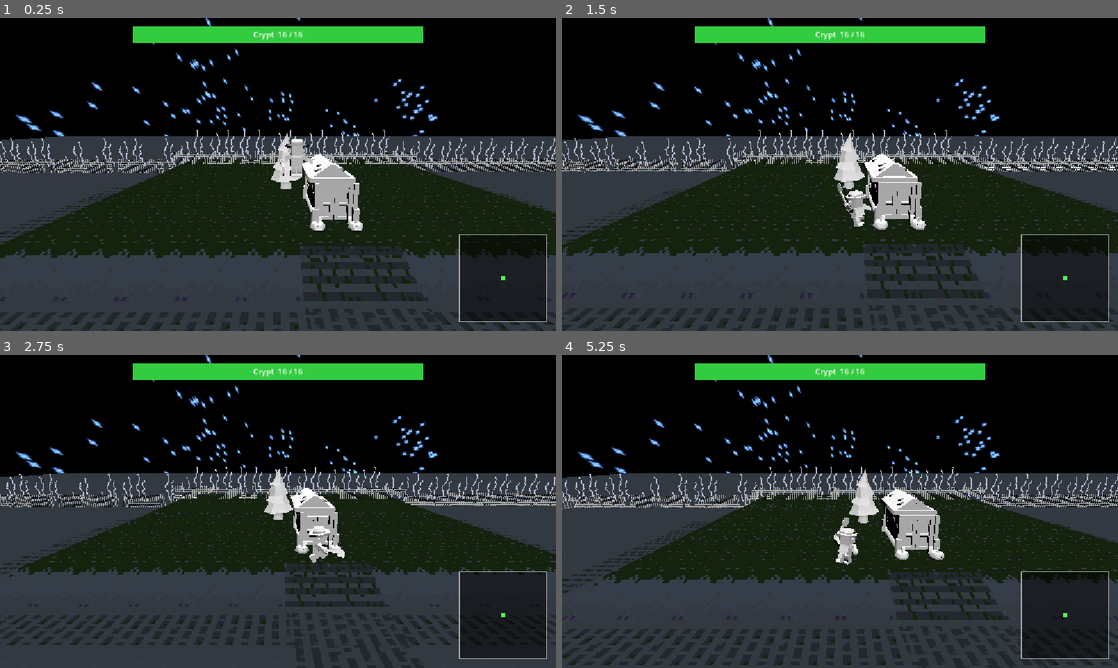
Above: before the commit, frames 1-4 (two rows, left to right).
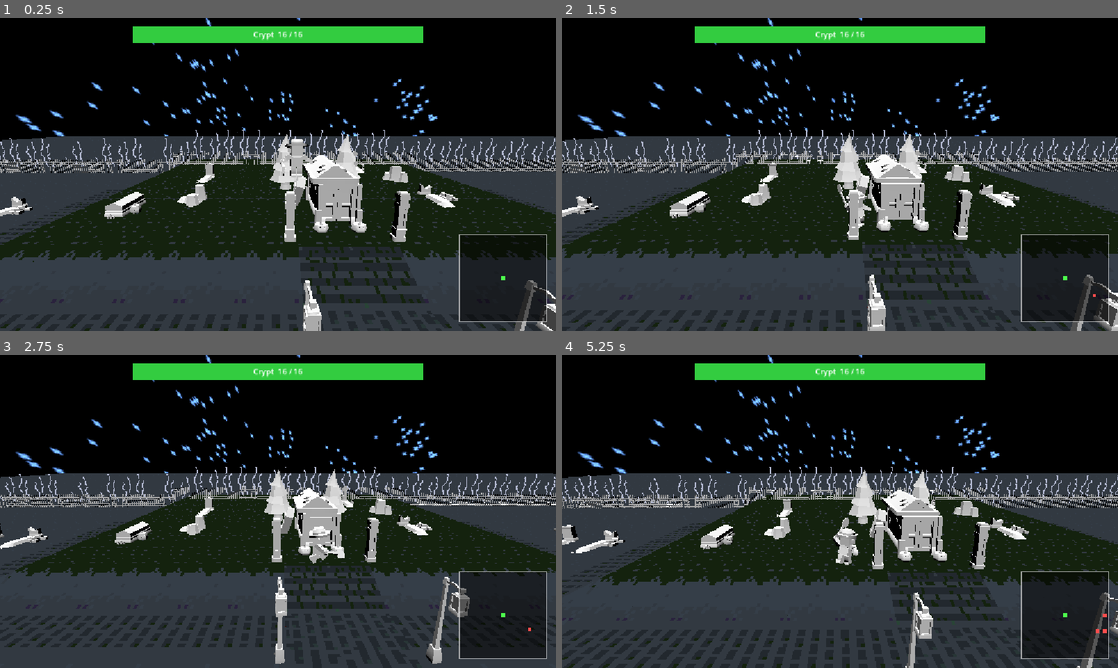
Above: after the commit, the same moments.

Repository: Hammster/GameJam-Oct-2026
Game: Godot game, scene res://Game.tscn
Same seed, same stepped clock (60 frames per second), same inputs: the game is played once before the commit and once after it.
Inputs:
- Up to frame 1 (0.25 s): no input
- Up to frame 2 (1.5 s): hold D (move_right) 0.53-1.28 s; tap Space (attack) at 0.6, 1.35 s; hold S (move_back) from 1.28 s (still down)
- Up to frame 3 (2.75 s): release S (move_back) at 2.03 s; hold D (move_right) from 2.03 s (still down); tap Space (attack) at 2.1 s
- Up to frame 4 (5.25 s): release D (move_right) at 2.78 s; hold W (move_forward) 2.78-3.53 s; tap Space (attack) every 0.75 s from 2.85 to 5.1 s; hold A (move_left) 3.53-5.03 s; hold S (move_back) from 5.03 s (still down)

The runs differ from the first frame. In frame 1, 9.2% of the frame differs, in the area x 0-100%, y 35-100%; in frame 2, 8.7%; in frame 3, 8.1%; in frame 4, 9.1%.

Commit message:
add more graves

Diff:
--- a/Game.tscn
+++ b/Game.tscn
@@ -37,6 +37,24 @@
 skeleton_scene = ExtResource("3_u44n3")
 grave_scene = ExtResource("4_sb48q")
 
+[node name="SkeletonSpawner13" type="Node3D" parent="." unique_id=1454223772]
+transform = Transform3D(1, 0, 0, 0, 1, 0, 0, 0, 1, -3.8708487, 0, -5.2368946)
+script = ExtResource("5_spawner")
+skeleton_scene = ExtResource("3_u44n3")
+grave_scene = ExtResource("4_sb48q")
+
+[node name="SkeletonSpawner14" type="Node3D" parent="." unique_id=457820289]
+transform = Transform3D(1, 0, 0, 0, 1, 0, 0, 0, 1, 4.6732826, 4.7683716e-07, -2.3949432)
+script = ExtResource("5_spawner")
+skeleton_scene = ExtResource("3_u44n3")
+grave_scene = ExtResource("4_sb48q")
+
+[node name="SkeletonSpawner15" type="Node3D" parent="." unique_id=89706759]
+transform = Transform3D(1, 0, 0, 0, 1, 0, 0, 0, 1, 3.7047024, 4.7683716e-07, -7.0337677)
+script = ExtResource("5_spawner")
+skeleton_scene = ExtResource("3_u44n3")
+grave_scene = ExtResource("4_sb48q")
+
 [node name="SkeletonSpawner3" type="Node3D" parent="." unique_id=595259971]
 transform = Transform3D(1, 0, 0, 0, 1, 0, 0, 0, 1, -12.733509, 0, 4.7639103)
 script = ExtResource("5_spawner")
@@ -50,7 +68,109 @@
 grave_scene = ExtResource("4_sb48q")
 
 [node name="SkeletonSpawner" type="Node3D" parent="." unique_id=405034423]
-transform = Transform3D(1, 0, 0, 0, 1, 0, 0, 0, 1, -10.11095, 0, 4.7353773)
+transform = Transform3D(1, 0, 0, 0, 1, 0, 0, 0, 1, -9.529994, 0, 4.835746)
+script = ExtResource("5_spawner")
+skeleton_scene = ExtResource("3_u44n3")
+grave_scene = ExtResource("4_sb48q")
+
+[node name="SkeletonSpawner5" type="Node3D" parent="." unique_id=1228262435]
+transform = Transform3D(1, 0, 0, 0, 1, 0, 0, 0, 1, -16.283432, 1.1920929e-07, 0.25540543)
+script = ExtResource("5_spawner")
+skeleton_scene = ExtResource("3_u44n3")
+grave_scene = ExtResource("4_sb48q")
+
+[node name="SkeletonSpawner6" type="Node3D" parent="." unique_id=443387729]
+transform = Transform3D(1, 0, 0, 0, 1, 0, 0, 0, 1, 3.9657917, -3.5762787e-07, 4.9433537)
+script = ExtResource("5_spawner")
+skeleton_scene = ExtResource("3_u44n3")
+grave_scene = ExtResource("4_sb48q")
+
+[node name="SkeletonSpawner7" type="Node3D" parent="." unique_id=1927111082]
+transform = Transform3D(1, 0, 0, 0, 1, 0, 0, 0, 1, 3.1294193, -3.5762787e-07, 4.786086)
+script = ExtResource("5_spawner")
+skeleton_scene = ExtResource("3_u44n3")
+grave_scene = ExtResource("4_sb48q")
+
+[node name="SkeletonSpawner8" type="Node3D" parent="." unique_id=1223468231]
+transform = Transform3D(1, 0, 0, 0, 1, 0, 0, 0, 1, -1.250474, -3.5762787e-07, 4.83132)
+script = ExtResource("5_spawner")
+skeleton_scene = ExtResource("3_u44n3")
+grave_scene = ExtResource("4_sb48q")
+
+[node name="SkeletonSpawner11" type="Node3D" parent="." unique_id=1793233157]
+transform = Transform3D(1, 0, 0, 0, 1, 0, 0, 0, 1, -6.7876306, 1.1920929e-07, 4.78411)
+script = ExtResource("5_spawner")
+skeleton_scene = ExtResource("3_u44n3")
+grave_scene = ExtResource("4_sb48q")
+
+[node name="SkeletonSpawner12" type="Node3D" parent="." unique_id=1136990597]
+transform = Transform3D(1, 0, 0, 0, 1, 0, 0, 0, 1, 5.555452, 1.1920929e-07, 4.878026)
+script = ExtResource("5_spawner")
+skeleton_scene = ExtResource("3_u44n3")
+grave_scene = ExtResource("4_sb48q")
+
+[node name="SkeletonSpawner16" type="Node3D" parent="." unique_id=38430103]
+transform = Transform3D(1, 0, 0, 0, 1, 0, 0, 0, 1, 6.8922954, 1.1920929e-07, 4.9547358)
+script = ExtResource("5_spawner")
+skeleton_scene = ExtResource("3_u44n3")
+grave_scene = ExtResource("4_sb48q")
+
+[node name="SkeletonSpawner17" type="Node3D" parent="." unique_id=202611736]
+transform = Transform3D(1, 0, 0, 0, 1, 0, 0, 0, 1, 8.105217, 1.1920929e-07, 4.986415)
+script = ExtResource("5_spawner")
+skeleton_scene = ExtResource("3_u44n3")
+grave_scene = ExtResource("4_sb48q")
+
+[node name="SkeletonSpawner18" type="Node3D" parent="." unique_id=525302041]
+transform = Transform3D(1, 0, 0, 0, 1, 0, 0, 0, 1, 12.152629, 1.1920929e-07, 4.9780626)
+script = ExtResource("5_spawner")
+skeleton_scene = ExtResource("3_u44n3")
+grave_scene = ExtResource("4_sb48q")
+
+[node name="SkeletonSpawner20" type="Node3D" parent="." unique_id=1629453527]
+transform = Transform3D(1, 0, 0, 0, 1, 0, 0, 0, 1, 15.956761, 1.1920929e-07, 4.997428)
+script = ExtResource("5_spawner")
+skeleton_scene = ExtResource("3_u44n3")
+grave_scene = ExtResource("4_sb48q")
+
+[node name="SkeletonSpawner19" type="Node3D" parent="." unique_id=1630527640]
+transform = Transform3D(1, 0, 0, 0, 1, 0, 0, 0, 1, 14.748189, -0.047384858, 4.895193)
+script = ExtResource("5_spawner")
+skeleton_scene = ExtResource("3_u44n3")
+grave_scene = ExtResource("4_sb48q")
+
+[node name="SkeletonSpawner21" type="Node3D" parent="." unique_id=1537154877]
+transform = Transform3D(1, 0, 0, 0, 1, 0, 0, 0, 1, 13.524211, -0.047384858, 4.895193)
+script = ExtResource("5_spawner")
+skeleton_scene = ExtResource("3_u44n3")
+grave_scene = ExtResource("4_sb48q")
+
+[node name="SkeletonSpawner22" type="Node3D" parent="." unique_id=1377587732]
+transform = Transform3D(1, 0, 0, 0, 1, 0, 0, 0, 1, 13.238021, -0.047384858, 0.7912369)
+script = ExtResource("5_spawner")
+skeleton_scene = ExtResource("3_u44n3")
+grave_scene = ExtResource("4_sb48q")
+
+[node name="SkeletonSpawner23" type="Node3D" parent="." unique_id=847713411]
+transform = Transform3D(1, 0, 0, 0, 1, 0, 0, 0, 1, 11.517693, -0.047384858, 0.7912369)
+script = ExtResource("5_spawner")
+skeleton_scene = ExtResource("3_u44n3")
+grave_scene = ExtResource("4_sb48q")
+
+[node name="SkeletonSpawner24" type="Node3D" parent="." unique_id=76327146]
+transform = Transform3D(1, 0, 0, 0, 1, 0, 0, 0, 1, 14.478595, -0.047384858, 0.7912369)
+script = ExtResource("5_spawner")
+skeleton_scene = ExtResource("3_u44n3")
+grave_scene = ExtResource("4_sb48q")
+
+[node name="SkeletonSpawner10" type="Node3D" parent="." unique_id=1703176071]
+transform = Transform3D(1, 0, 0, 0, 1, 0, 0, 0, 1, -4.108246, -3.5762787e-07, 4.840846)
+script = ExtResource("5_spawner")
+skeleton_scene = ExtResource("3_u44n3")
+grave_scene = ExtResource("4_sb48q")
+
+[node name="SkeletonSpawner9" type="Node3D" parent="." unique_id=1321667879]
+transform = Transform3D(1, 0, 0, 0, 1, 0, 0, 0, 1, -5.4969516, -8.34465e-07, 4.8536253)
 script = ExtResource("5_spawner")
 skeleton_scene = ExtResource("3_u44n3")
 grave_scene = ExtResource("4_sb48q")
--- /dev/null
+++ b/Grave_6.tscn
@@ -0,0 +1,16 @@
+[gd_scene format=3 uid="uid://bh4firrnq608o"]
+
+[ext_resource type="PackedScene" uid="uid://cwi3lvpag1843" path="res://Assets/grave.fbx" id="1_xsf7b"]
+[ext_resource type="PackedScene" uid="uid://cebucx4fsr20" path="res://Assets/gravestone-broken.fbx" id="2_4sgc8"]
+[ext_resource type="PackedScene" uid="uid://b41mqxpxq3huw" path="res://Assets/debris.fbx" id="3_ss0fy"]
+
+[node name="Node3D" type="Node3D" unique_id=867605271]
+
+[node name="grave" parent="." unique_id=1812864091 instance=ExtResource("1_xsf7b")]
+transform = Transform3D(1, 0, 0, 0, 1, 0, 0, 0, 1, 0.021272898, 0, 0.0576427)
+
+[node name="gravestone-broken" parent="." unique_id=436999542 instance=ExtResource("2_4sgc8")]
+transform = Transform3D(1, 0, 0, 0, 1, 0, 0, 0, 1, 0.0044351816, 0, -0.59985757)
+
+[node name="debris" parent="." unique_id=941905209 instance=ExtResource("3_ss0fy")]
+transform = Transform3D(1, 0, 0, 0, 1, 0, 0, 0, 1, 0.4689814, 0, -0.16599989)
--- /dev/null
+++ b/Grave_7.tscn
@@ -0,0 +1,20 @@
+[gd_scene format=3 uid="uid://dxdl7kk4npxky"]
+
+[ext_resource type="PackedScene" uid="uid://cwi3lvpag1843" path="res://Assets/grave.fbx" id="1_w827d"]
+[ext_resource type="PackedScene" uid="uid://bggxyr20d2nu7" path="res://Assets/gravestone-debris.fbx" id="2_7ij81"]
+[ext_resource type="PackedScene" uid="uid://l4we1i0vv7hi" path="res://Assets/pumpkin.fbx" id="3_q8nwv"]
+[ext_resource type="PackedScene" uid="uid://bnd33bn2xb8dg" path="res://Assets/candle.fbx" id="4_e4eet"]
+
+[node name="Node3D" type="Node3D" unique_id=1225144578]
+
+[node name="grave" parent="." unique_id=1812864091 instance=ExtResource("1_w827d")]
+transform = Transform3D(1, 0, 0, 0, 1, 0, 0, 0, 1, 0.004455447, 0, 0.045716047)
+
+[node name="gravestone-debris" parent="." unique_id=2003518330 instance=ExtResource("2_7ij81")]
+transform = Transform3D(1, 0, 0, 0, 1, 0, 0, 0, 1, 0.057322264, 0, -0.51453185)
+
+[node name="pumpkin" parent="." unique_id=1954182792 instance=ExtResource("3_q8nwv")]
+transform = Transform3D(1, 0, 0, 0, 1, 0, 0, 0, 1, -0.2555803, 0, -0.22442222)
+
+[node name="candle" parent="." unique_id=2073826364 instance=ExtResource("4_e4eet")]
+transform = Transform3D(1, 0, 0, 0, 1, 0, 0, 0, 1, -0.21115947, 0, 0.043516397)
--- a/Graveyard.tscn
+++ b/Graveyard.tscn
@@ -1,6 +1,7 @@
 [gd_scene format=3 uid="uid://cykkfk7cjigk4"]
 
 [ext_resource type="PackedScene" uid="uid://b8yjy75iuxs21" path="res://Assets/floor.glb" id="1_b58pn"]
+[ext_resource type="PackedScene" uid="uid://bq42pi4d1jwis" path="res://Assets/pine.fbx" id="2_cv3il"]
 [ext_resource type="PackedScene" uid="uid://byue4ljnt2v2o" path="res://Assets/iron-fence-curve.fbx" id="4_nung2"]
 [ext_resource type="PackedScene" uid="uid://qgn2u7v4pbs0" path="res://Assets/iron-fence-border-column.fbx" id="5_172wu"]
 [ext_resource type="PackedScene" uid="uid://cp21lx2y12hrb" path="res://Assets/iron-fence.fbx" id="5_t00lh"]
@@ -16,6 +17,13 @@
 [ext_resource type="PackedScene" uid="uid://cj4gka2w226uv" path="res://Assets/trunk.fbx" id="13_os2k2"]
 [ext_resource type="PackedScene" uid="uid://bmfwuso3ke3ld" path="res://Assets/pine-crooked.fbx" id="14_6i5qi"]
 [ext_resource type="PackedScene" uid="uid://ctesasx5pcse4" path="res://Assets/crypt-door.fbx" id="15_6i5qi"]
+[ext_resource type="PackedScene" uid="uid://bh4firrnq608o" path="res://Grave_6.tscn" id="17_2elqf"]
+[ext_resource type="PackedScene" uid="uid://dl4se07k1khdk" path="res://Assets/coffin.fbx" id="18_uuyvw"]
+[ext_resource type="PackedScene" uid="uid://dxdl7kk4npxky" path="res://Grave_7.tscn" id="19_s35ek"]
+[ext_resource type="PackedScene" uid="uid://j1ku1g0oqet2" path="res://Assets/pillar-square.fbx" id="20_tilif"]
+[ext_resource type="PackedScene" uid="uid://nl1kwcedb0q0" path="res://Assets/rocks.fbx" id="21_puxna"]
+[ext_resource type="PackedScene" uid="uid://cexuir52mms1c" path="res://Assets/rocks-tall.fbx" id="22_h36m4"]
+[ext_resource type="PackedScene" uid="uid://c5wpoflsh06d6" path="res://Grave_2.tscn" id="23_jq2o4"]
 
 [sub_resource type="BoxShape3D" id="BoxShape3D_os2k2"]
 size = Vector3(3.5128174, 5.6309814, 21.947754)
@@ -35,7 +43,7 @@
 [node name="Graveyard" type="Node3D" unique_id=1040692397]
 
 [node name="AuxScene" parent="." unique_id=1932068332 instance=ExtResource("1_b58pn")]
-transform = Transform3D(1, 0, 0, 0, 1, 0, 0, 0, 1, 0.0061392784, 0, 0.0041184425)
+transform = Transform3D(1, 0, 0, 0, 1, 0, 0, 0, 1, -0.009326756, -0.018534184, 0.024344921)
 
 [node name="iron-fence-curve" parent="AuxScene" unique_id=11159713 instance=ExtResource("4_nung2")]
 transform = Transform3D(0.026683815, 0, 0.9996439, 0, 1, 0, -0.9996439, 0, 0.026683815, -16.824112, 9.536743e-07, 7.5630245)
@@ -328,29 +336,80 @@
 [node name="Node3D" parent="AuxScene" unique_id=1454846586 instance=ExtResource("6_cjae6")]
 transform = Transform3D(1, 0, 0, 0, 1, 0, 0, 0, 1, -16.137072, -4.7683716e-07, 5.0977335)
 
+[node name="Node3D13" parent="AuxScene" unique_id=1606245081 instance=ExtResource("6_cjae6")]
+transform = Transform3D(1, 0, 0, 0, 1, 0, 0, 0, 1, -8.110933, -4.7683716e-07, 4.9197774)
+
+[node name="Node3D10" parent="AuxScene" unique_id=1972729367 instance=ExtResource("6_cjae6")]
+transform = Transform3D(1, 0, 0, 0, 1, 0, 0, 0, 1, -10.97999, -4.7683716e-07, 0.4082408)
+
 [node name="Node3D2" parent="AuxScene" unique_id=1072423849 instance=ExtResource("7_ytjh1")]
-transform = Transform3D(1, 0, 0, 0, 1, 0, 0, 0, 1, -12.729744, 0, 5.065177)
+transform = Transform3D(1, 0, 0, 0, 1, 0, 0, 0, 1, -12.719217, 0, 4.958656)
+
+[node name="Node3D14" parent="AuxScene" unique_id=264915940 instance=ExtResource("7_ytjh1")]
+transform = Transform3D(1, 0, 0, 0, 1, 0, 0, 0, 1, -10.852982, -4.7683716e-07, -1.8075218)
 
 [node name="Node3D9" parent="AuxScene" unique_id=1777201276 instance=ExtResource("7_ytjh1")]
-transform = Transform3D(1, 0, 0, 0, 1, 0, 0, 0, 1, 3.8669662, 0, 5.065177)
+transform = Transform3D(1, 0, 0, 0, 1, 0, 0, 0, 1, 4.136343, 0.36261225, 5.3813562)
 
 [node name="Node3D3" parent="AuxScene" unique_id=2095993291 instance=ExtResource("8_nndg0")]
-transform = Transform3D(1, 0, 0, 0, 1, 0, 0, 0, 1, -12.213564, -4.7683716e-07, 0.44061208)
+transform = Transform3D(1, 0, 0, 0, 1, 0, 0, 0, 1, -12.702072, -4.7683716e-07, 0.46835732)
+
+[node name="Node3D11" parent="AuxScene" unique_id=1407673302 instance=ExtResource("8_nndg0")]
+transform = Transform3D(1, 0, 0, 0, 1, 0, 0, 0, 1, -14.583721, -4.7683716e-07, 0.38001752)
 
 [node name="Node3D8" parent="AuxScene" unique_id=1614111133 instance=ExtResource("8_nndg0")]
-transform = Transform3D(1, 0, 0, 0, 1, 0, 0, 0, 1, -2.9461746, -4.7683716e-07, 4.7808533)
+transform = Transform3D(1, 0, 0, 0, 1, 0, 0, 0, 1, -2.8117633, -4.7683716e-07, 4.7808533)
+
+[node name="Node3D19" parent="AuxScene" unique_id=598103833 instance=ExtResource("8_nndg0")]
+transform = Transform3D(1, 0, 0, 0, 1, 0, 0, 0, 1, 9.363154, 0, 4.851734)
+
+[node name="Node3D26" parent="AuxScene" unique_id=1148438606 instance=ExtResource("8_nndg0")]
+transform = Transform3D(1, 0, 0, 0, 1, 0, 0, 0, 1, 9.363154, 0.56112814, -1.095284)
+
+[node name="Node3D22" parent="AuxScene" unique_id=990909177 instance=ExtResource("8_nndg0")]
+transform = Transform3D(1, 0, 0, 0, 1, 0, 0, 0, 1, 10.676063, 0, 4.851734)
+
+[node name="Node3D25" parent="AuxScene" unique_id=2109422293 instance=ExtResource("8_nndg0")]
+transform = Transform3D(1, 0, 0, 0, 1, 0, 0, 0, 1, 16.981333, 0, 4.851734)
+
+[node name="Node3D20" parent="AuxScene" unique_id=1250755621 instance=ExtResource("8_nndg0")]
+transform = Transform3D(1, 0, 0, 0, 1, 0, 0, 0, 1, 9.871713, -4.7683716e-07, 0.5649471)
+
+[node name="Node3D21" parent="AuxScene" unique_id=724029171 instance=ExtResource("8_nndg0")]
+transform = Transform3D(1, 0, 0, 0, 1, 0, 0, 0, 1, -4.7057867, 0.502686, -1.1627207)
 
 [node name="Node3D4" parent="AuxScene" unique_id=569376212 instance=ExtResource("7_ytjh1")]
 transform = Transform3D(0.9989314, 0, 0.04621749, 0, 1, 0, -0.04621749, 0, 0.9989314, -16.105413, 0, 0.46390176)
 
 [node name="Node3D5" parent="AuxScene" unique_id=1633184306 instance=ExtResource("9_ytjh1")]
-transform = Transform3D(1, 0, 0, 0, 1, 0, 0, 0, 1, 0.8407893, 0.5244589, -1.0698221)
+transform = Transform3D(1, 0, 0, 0, 1, 0, 0, 0, 1, 0.92692375, 0.5244589, -1.0698221)
 
 [node name="Node3D6" parent="AuxScene" unique_id=382707308 instance=ExtResource("10_8ieq5")]
-transform = Transform3D(1, 0, 0, 0, 1, 0, 0, 0, 1, -11.122154, 0.002711773, 5.012003)
+transform = Transform3D(1, 0, 0, 0, 1, 0, 0, 0, 1, -11.0107975, 0.002711773, 4.9279404)
+
+[node name="Node3D15" parent="AuxScene" unique_id=220732014 instance=ExtResource("10_8ieq5")]
+transform = Transform3D(1, 0, 0, 0, 1, 0, 0, 0, 1, -5.4904876, 0.002711773, 4.9279404)
+
+[node name="Node3D16" parent="AuxScene" unique_id=1493207250 instance=ExtResource("10_8ieq5")]
+transform = Transform3D(1, 0, 0, 0, 1, 0, 0, 0, 1, -4.138534, 0.002711773, 4.9279404)
+
+[node name="Node3D17" parent="AuxScene" unique_id=1908654177 instance=ExtResource("10_8ieq5")]
+transform = Transform3D(1, 0, 0, 0, 1, 0, 0, 0, 1, 5.4308143, 0.002711773, 5.042823)
+
+[node name="Node3D18" parent="AuxScene" unique_id=1972404370 instance=ExtResource("10_8ieq5")]
+transform = Transform3D(1, 0, 0, 0, 1, 0, 0, 0, 1, 6.782546, 0.0027122498, 5.027694)
+
+[node name="Node3D23" parent="AuxScene" unique_id=204368915 instance=ExtResource("10_8ieq5")]
+transform = Transform3D(1, 0, 0, 0, 1, 0, 0, 0, 1, 13.277239, 0.0027122498, 5.0808415)
+
+[node name="Node3D24" parent="AuxScene" unique_id=581655801 instance=ExtResource("10_8ieq5")]
+transform = Transform3D(1, 0, 0, 0, 1, 0, 0, 0, 1, 15.812065, 0.0027122498, 5.0808415)
 
 [node name="Node3D7" parent="AuxScene" unique_id=1792789504 instance=ExtResource("10_8ieq5")]
-transform = Transform3D(1, 0, 0, 0, 1, 0, 0, 0, 1, -10.122154, 0.002711773, 5.012003)
+transform = Transform3D(1, 0, 0, 0, 1, 0, 0, 0, 1, -9.497679, 0.002711773, 4.915943)
+
+[node name="Node3D12" parent="AuxScene" unique_id=1361556288 instance=ExtResource("10_8ieq5")]
+transform = Transform3D(1, 0, 0, 0, 1, 0, 0, 0, 1, -9.417862, 0.002711773, 0.4849372)
 
 [node name="debris-wood" parent="AuxScene" unique_id=1514697551 instance=ExtResource("11_os2k2")]
 transform = Transform3D(1, 0, 0, 0, 1, 0, 0, 0, 1, -15.1786785, 0.0027122498, 3.357086)
@@ -366,6 +425,9 @@
 
 [node name="pine-crooked2" parent="AuxScene" unique_id=2015992184 instance=ExtResource("14_6i5qi")]
 transform = Transform3D(1, 0, 0, 0, 1, 0, 0, 0, 1, -0.13155365, 0.49981737, -3.1506557)
+
+[node name="pine-crooked3" parent="AuxScene" unique_id=503705790 instance=ExtResource("14_6i5qi")]
+transform = Transform3D(1, 0, 0, 0, 1, 0, 0, 0, 1, 2.0172603, 0.49981737, -3.1506557)
 
 [node name="crypt-door" parent="AuxScene" unique_id=224218299 instance=ExtResource("15_6i5qi")]
 transform = Transform3D(0.017174428, 0, -0.99985254, 0, 1, 0, 0.99985254, 0, 0.017174428, -17.141666, 0.06456615, 1.7495136)
@@ -401,3 +463,75 @@
 
 [node name="lightpost-single" parent="." unique_id=1878463280 instance=ExtResource("9_n5ojv")]
 transform = Transform3D(-0.05954834, 0, 0.99822545, 0, 1, 0, -0.99822545, 0, -0.05954834, 18.441723, 0.01725316, 6.986773)
+
+[node name="lightpost-single2" parent="." unique_id=1447974986 instance=ExtResource("9_n5ojv")]
+transform = Transform3D(0.99706537, 0, 0.07655419, 0, 1, 0, -0.07655419, 0, 0.99706537, 2.1376133, 0.017253637, 3.1732993)
+
+[node name="lightpost-single3" parent="." unique_id=313713700 instance=ExtResource("9_n5ojv")]
+transform = Transform3D(0.99706537, 0, 0.07655419, 0, 1, 0, -0.07655419, 0, 0.99706537, -0.12224221, 0.017253637, 3.1732993)
+
+[node name="Node3D" parent="." unique_id=867605271 instance=ExtResource("17_2elqf")]
+transform = Transform3D(1, 0, 0, 0, 1, 0, 0, 0, 1, -6.786894, -4.7683716e-07, 4.859871)
+
+[node name="Node3D3" parent="." unique_id=1526136542 instance=ExtResource("17_2elqf")]
+transform = Transform3D(1, 0, 0, 0, 1, 0, 0, 0, 1, -1.3394389, -4.7683716e-07, 4.859871)
+
+[node name="Node3D9" parent="." unique_id=593740969 instance=ExtResource("17_2elqf")]
+transform = Transform3D(1, 0, 0, 0, 1, 0, 0, 0, 1, 8.017584, -9.536743e-07, 5.0058274)
+
+[node name="Node3D14" parent="." unique_id=601650818 instance=ExtResource("17_2elqf")]
+transform = Transform3D(1, 0, 0, 0, 1, 0, 0, 0, 1, 14.51611, -1.4305115e-06, 5.011097)
+
+[node name="Node3D2" parent="." unique_id=1747625686 instance=ExtResource("17_2elqf")]
+transform = Transform3D(1, 0, 0, 0, 1, 0, 0, 0, 1, -9.377998, -4.7683716e-07, -1.8581219)
+
+[node name="coffin" parent="." unique_id=839408833 instance=ExtResource("18_uuyvw")]
+transform = Transform3D(-0.031402722, -0.9583819, -0.28375715, -0.007983987, 0.2841286, -0.958753, 0.99947494, -0.02784194, -0.016574122, 0.27176046, 0.8024354, -1.4721584)
+
+[node name="Node3D4" parent="." unique_id=1225144578 instance=ExtResource("19_s35ek")]
+transform = Transform3D(1, 0, 0, 0, 1, 0, 0, 0, 1, 3, 0, 5)
+
+[node name="Node3D5" parent="." unique_id=1158630227 instance=ExtResource("19_s35ek")]
+transform = Transform3D(1, 0, 0, 0, 1, 0, 0, 0, 1, -14.496368, 0, -1.2961311)
+
+[node name="pillar-square" parent="." unique_id=97061321 instance=ExtResource("20_tilif")]
+transform = Transform3D(1, 0, 0, 0, 1, 0, 0, 0, 1, -0.17027235, 0.4798975, 0.70935154)
+
+[node name="pillar-square2" parent="." unique_id=416491630 instance=ExtResource("20_tilif")]
+transform = Transform3D(1, 0, 0, 0, 1, 0, 0, 0, 1, 2.1063557, 0.4798975, 0.70935154)
+
+[node name="rocks" parent="." unique_id=1090264339 instance=ExtResource("21_puxna")]
+transform = Transform3D(1, 0, 0, 0, 1, 0, 0, 0, 1, -3.129418, 0.48156643, -1.6877451)
+
+[node name="rocks-tall" parent="." unique_id=2069602984 instance=ExtResource("22_h36m4")]
+transform = Transform3D(1, 0, 0, 0, 1, 0, 0, 0, 1, 4.5127153, 0.48156548, -4.4559517)
+
+[node name="Node3D6" parent="." unique_id=125700604 instance=ExtResource("10_8ieq5")]
+transform = Transform3D(1, 0, 0, 0, 1, 0, 0, 0, 1, -3.542848, 0.48156643, -4.53382)
+
+[node name="Node3D7" parent="." unique_id=994579054 instance=ExtResource("17_2elqf")]
+transform = Transform3D(1, 0, 0, 0, 1, 0, 0, 0, 1, 4.5368915, 0.48156595, -1.7813559)
+
+[node name="Node3D8" parent="." unique_id=593088352 instance=ExtResource("6_cjae6")]
+transform = Transform3D(1, 0, 0, 0, 1, 0, 0, 0, 1, 3.5574696, 0.48156643, -6.3841267)
+
+[node name="Node3D10" parent="." unique_id=67742917 instance=ExtResource("6_cjae6")]
+transform = Transform3D(1, 0, 0, 0, 1, 0, 0, 0, 1, 11.367279, -0.01853323, 0.9131756)
+
+[node name="Node3D11" parent="." unique_id=789575574 instance=ExtResource("7_ytjh1")]
+transform = Transform3D(1, 0, 0, 0, 1, 0, 0, 0, 1, 13.10391, -0.01853323, 0.86496544)
+
+[node name="Node3D12" parent="." unique_id=1705356204 instance=ExtResource("23_jq2o4")]
+transform = Transform3D(1, 0, 0, 0, 1, 0, 0, 0, 1, 12.0327425, -0.018534184, 5.079271)
+
+[node name="Node3D13" parent="." unique_id=1830156821 instance=ExtResource("23_jq2o4")]
+transform = Transform3D(1, 0, 0, 0, 1, 0, 0, 0, 1, 14.316747, -0.01853466, 0.8853493)
+
+[node name="pine" parent="." unique_id=1717421000 instance=ExtResource("2_cv3il")]
+transform = Transform3D(1, 0, 0, 0, 1, 0, 0, 0, 1, 8.783262, -0.01853466, 3.676949)
+
+[node name="pine3" parent="." unique_id=1979941931 instance=ExtResource("2_cv3il")]
+transform = Transform3D(1, 0, 0, 0, 1, 0, 0, 0, 1, 15.355362, -0.01853466, 1.3065696)
+
+[node name="pine2" parent="." unique_id=1489708092 instance=ExtResource("2_cv3il")]
+transform = Transform3D(1, 0, 0, 0, 1, 0, 0, 0, 1, -3.3275437, -0.018534184, 6.3077145)
Not shown: 1 places in Game.tscn that only renumber resources
